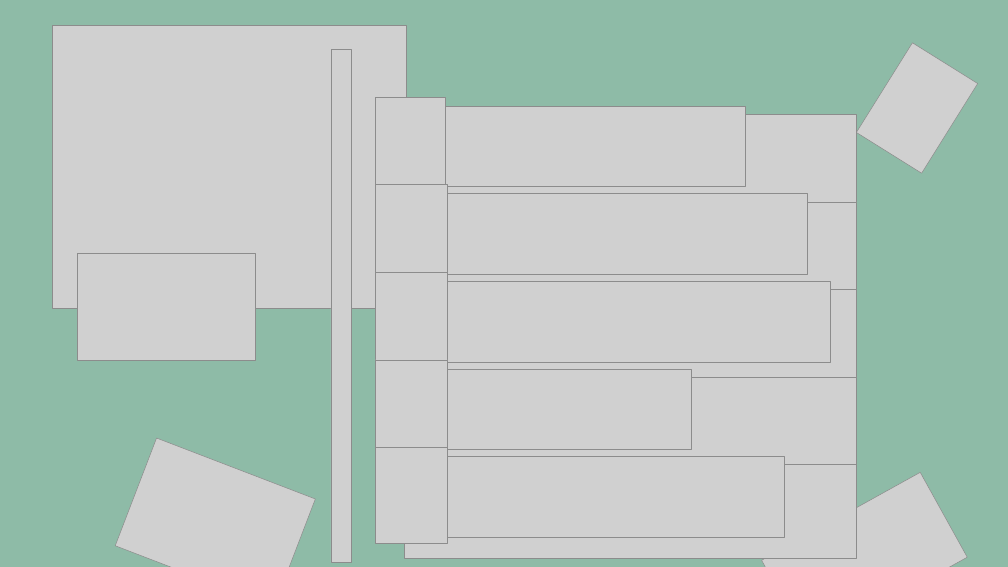
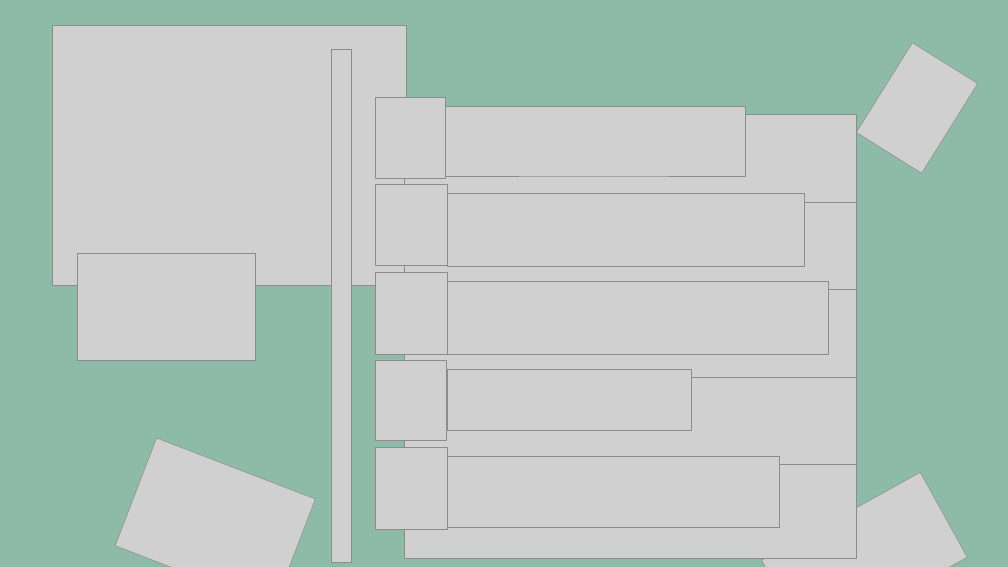
Before and after one commit to OSHMOS/HTML_, a slide deck: slide 2 of 강의 자료/HTML_.pptx. Drawn at 1008x567 pixels with LibreOffice and Linux fonts; fonts in the diff are those of the drawing; grey boxes stand for pictures; background and template pictures are left out. Boxes give left, top, right and bottom in pixels: in the first picture for what was removed or moved away, otherwise in the second. Text is boxed around its words. In the diff, an @@ line names an element or a change of style, - is before the commit and + after.

```diff
--- a/강의 자료/HTML_.pptx
+++ b/강의 자료/HTML_.pptx
@@ picture: place and size @@
-picture at box(52, 25, 406, 308)
+picture at box(52, 25, 406, 285)
@@ picture: place and size @@
-picture at box(375, 97, 446, 193)
+picture at box(375, 97, 446, 178)
@@ picture: place and size @@
-picture at box(442, 106, 745, 186)
+picture at box(442, 106, 745, 176)
@@ picture: place and size @@
-picture at box(375, 185, 447, 281)
+picture at box(375, 185, 447, 266)
@@ picture: place and size @@
-picture at box(447, 194, 807, 274)
+picture at box(447, 194, 804, 267)
@@ picture: place and size @@
-picture at box(375, 272, 447, 368)
+picture at box(375, 272, 447, 354)
@@ picture: place and size @@
-picture at box(447, 281, 830, 362)
+picture at box(447, 281, 828, 354)
@@ picture: place and size @@
-picture at box(375, 360, 448, 456)
+picture at box(375, 360, 446, 440)
@@ picture: place and size @@
-picture at box(447, 369, 691, 450)
+picture at box(447, 369, 691, 430)
@@ picture: place and size @@
-picture at box(375, 448, 447, 543)
+picture at box(375, 448, 447, 529)
@@ picture: place and size @@
-picture at box(447, 457, 784, 537)
+picture at box(447, 457, 779, 527)
```
Also in this commit, not shown: 5 other slides changed, 5 slides added, 5 slides removed, 6 other files.
